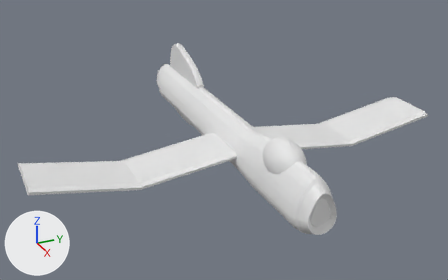
Two versions of the Blender file Planes/plane1.blend, one commit apart.
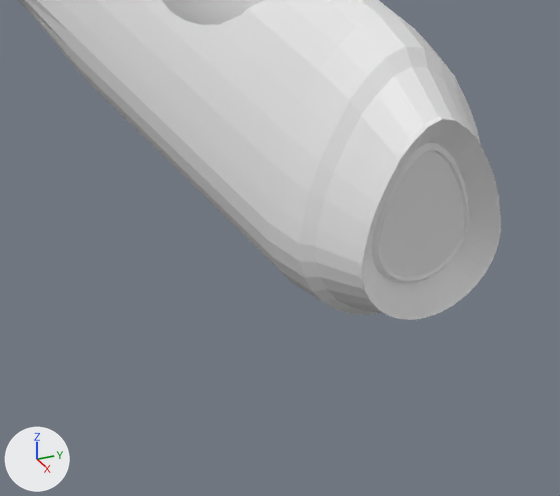
There are two pictures of each version: one whole from a 50 mm camera at (20.68, -12.72, 13.72) aimed at (-7.46, -0.06, -0.35), one close up on the part from 52% to 78% of the width and 60% to 97% of the height. Every picture has the same lights, and +X, +Y and +Z are marked at lower left.
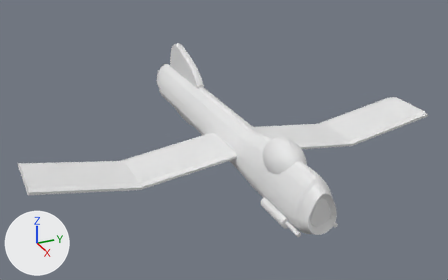
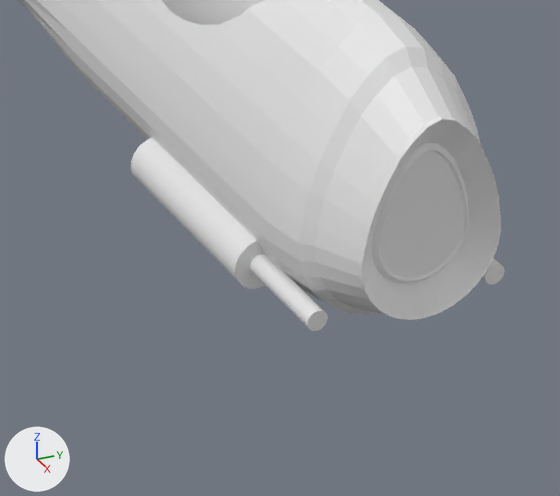
Location of each change, [x1, y1, x2, y2] in pixels of the close-ups (560 x 496 px):
'Cylinder.001', added
    after: [131, 138, 265, 289]
'Cylinder.004', added
    after: [250, 254, 328, 331]
'Cylinder.003', added
    after: [482, 258, 505, 284]

Patch to the scene script:
```diff
--- a/Planes/plane1.blend.py
+++ b/Planes/plane1.blend.py
@@ me_cylinder_004 @@
+me_cylinder_004.from_pydata(...)  # a 32-sided cylinder along z spanning x -1.0..1.0, y -1.0..1.0, z -1.0..1.0
@@ ob_cylinder_004 @@
+ob_cylinder_004 = bpy.data.objects.new('Cylinder.004', me_cylinder_004)
+ob_cylinder_004.location = (1.0, -0.9, -0.6)
+ob_cylinder_004.rotation_euler = (0.0, 1.571, 0.0)  # degrees (0, 90, 0)
+ob_cylinder_004.scale = (0.1, 0.1, 1.0)
@@ ob_cylinder_003 @@
+ob_cylinder_003 = bpy.data.objects.new('Cylinder.003', me_cylinder_004.copy())
+ob_cylinder_003.location = (1.0, 0.9, -0.6)
+ob_cylinder_003.rotation_euler = (0.0, 1.571, 0.0)  # degrees (0, 90, 0)
+ob_cylinder_003.scale = (0.1, 0.1, 1.0)
@@ ob_cylinder_001 @@
+ob_cylinder_001 = bpy.data.objects.new('Cylinder.001', me_cylinder_004.copy())
+ob_cylinder_001.location = (0.0, -0.9, -0.6)
+ob_cylinder_001.rotation_euler = (0.0, 1.571, 0.0)  # degrees (0, 90, 0)
+ob_cylinder_001.scale = (0.25, 0.25, 1.0)
```
